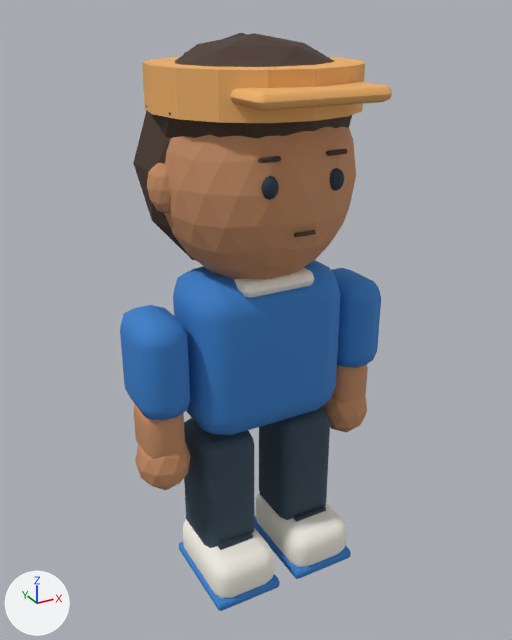
Before and after pictures for a commit that changed the glTF model public/models/avatar.glb.
One viewpoint serves both versions: a 50 mm camera at (-0.978, -1.774, 1.83) aimed at (0.0, 0.004, 0.941). Every picture has the same lights, and +X, +Y and +Z are marked at lower left. The older version comes first. Where no turn or scale is listed for an object, it has been applied to the vertices. Vertices at exactly the same position are counted once.

Objects in the first picture: 'Cap_brim', 'Eye', 'Eye.001', 'Hair_bob', 'Hair_cap', 'Hair_short', 'Head', 'Sleeve_L', 'Sleeve_R', 'Sneaker_L', 'Sneaker_R', 'Torso', 'Trouser_L', 'Trouser_R' and 13 more.
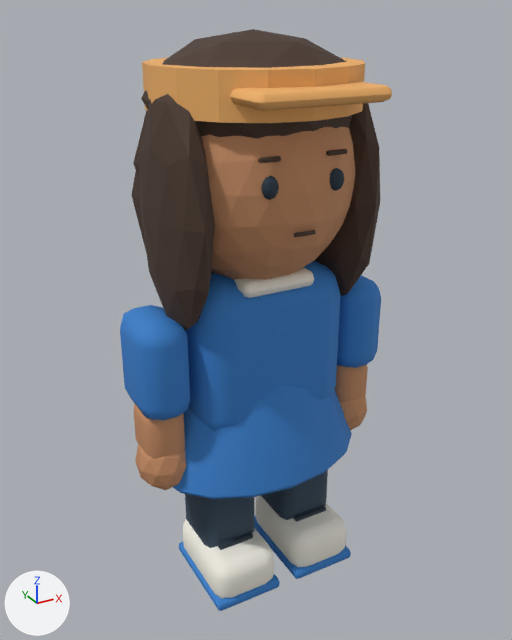
Pixel boxes (x1, y1, x2, y2) of what changed, in the pictures (512 x 640 px; the box of a moved part takes in the faces that stretch with it):
'Body_female_Skirt', added (blue): after (173, 385, 352, 499)
'Hair_long_side', added (brown): after (140, 94, 215, 330)
'Hair_long_side.001', added (brown): after (315, 103, 380, 296)
'Hair_long_crown', added (brown): after (141, 29, 347, 109)
'Hair_long_back', added (mostly hidden): after (132, 32, 234, 274)
part 1 of me_icosphere_286, moved or reshaped: before (261, 176, 279, 200); after (132, 32, 234, 274)
part 2 of me_icosphere_287, moved or reshaped: before (330, 168, 344, 191); after (141, 29, 347, 109)
'Trouser_L', unchanged, covered by the edit: before (184, 418, 254, 548); after (185, 494, 254, 548)
'Trouser_R', unchanged, covered by the edit: before (259, 407, 330, 520); after (261, 470, 328, 520)
'Hair_short', unchanged, covered by the edit: before (146, 33, 352, 139); after (196, 115, 352, 139)
'Hair_bob', unchanged, covered by the edit: before (133, 33, 247, 260); after (133, 111, 147, 182)

What the commit changed:
me_icosphere_286 is used by ob_eye; location (-0.1, -0.25, 1.42); scale (0.024, 0.016, 0.03).
me_icosphere_286 had 42 vertices, 80 faces and spanned x -0.95..0.95, y -1.0..1.0, z -1.0..1.0.
me_icosphere_286 now has 42 vertices, 80 faces and spans x -0.31..0.31, y -0.2..0.2, z -0.44..0.44.
me_icosphere_286 part 1: the whole mesh is scaled about its middle by (0.325, 0.205, 0.44).
me_icosphere_287 is used by ob_eye_001; location (0.1, -0.25, 1.42); scale (0.024, 0.016, 0.03).
me_icosphere_287 had 42 vertices, 80 faces and spanned x -0.95..0.95, y -1.0..1.0, z -1.0..1.0.
me_icosphere_287 now has 42 vertices, 80 faces and spans x -0.29..0.29, y -0.27..0.27, z -0.17..0.17.
me_icosphere_287 part 2: the whole mesh is scaled about its middle by (0.31, 0.275, 0.17).
Mesh me_icosphere_289 is new.
It is an icosphere of 80 faces spanning x -0.071..0.071, y -0.19..0.19, z -0.35..0.35.
It uses material mat_avatarhair (brown #49362b).
Mesh me_kerucut_110 is new.
It has 64 vertices, 124 faces and spans x -0.353..0.353, y -0.24..0.24, z -0.17..0.17.
It uses material mat_avatarshirt (blue #367fcb).
Object 'Hair_long_side.001' (ob_hair_long_side_001) is new; it shows me_icosphere_289.
Its location is (0.265, -0.025, 1.32).
Object 'Hair_long_side' (ob_hair_long_side) is new; it shows a copy of me_icosphere_289.
Its location is (-0.265, -0.025, 1.32).
Object 'Hair_long_crown' (ob_hair_long_crown) is new; it shows me_icosphere_287.
Its location is (0.0, 0.02, 1.61).
Object 'Hair_long_back' (ob_hair_long_back) is new; it shows me_icosphere_286.
Its location is (0.0, 0.135, 1.33).
Object 'Body_female_Skirt' (ob_body_female_skirt) is new; it shows me_kerucut_110.
Its location is (0.0, 0.0, 0.63).
